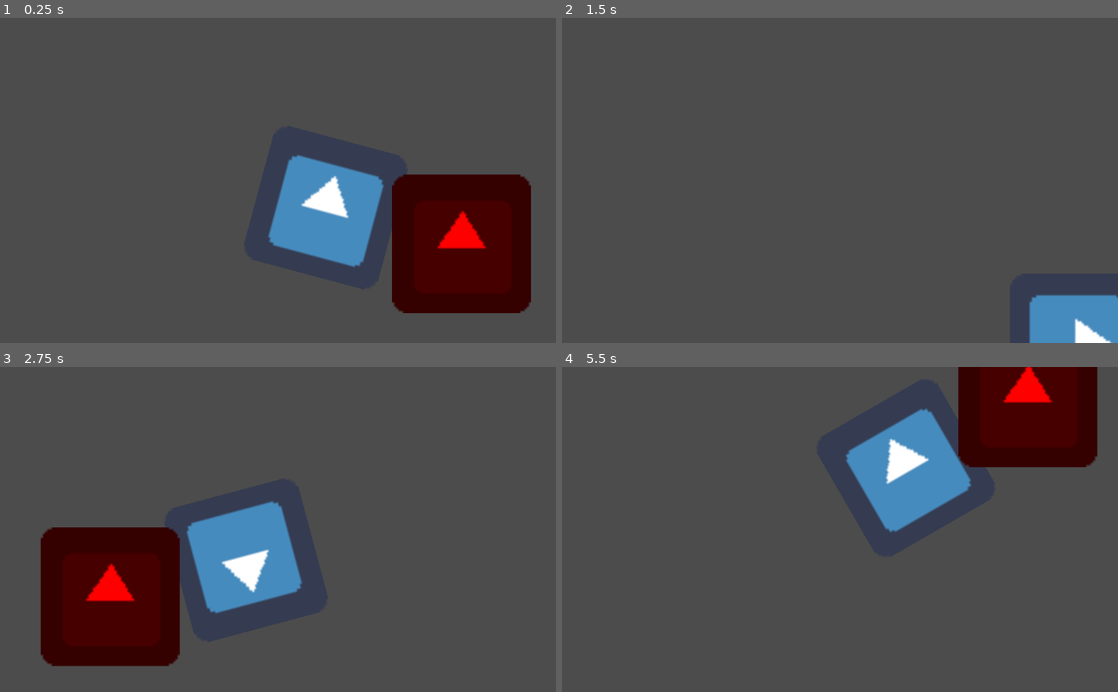
Above: before the commit, frames 1-4 (two rows, left to right).
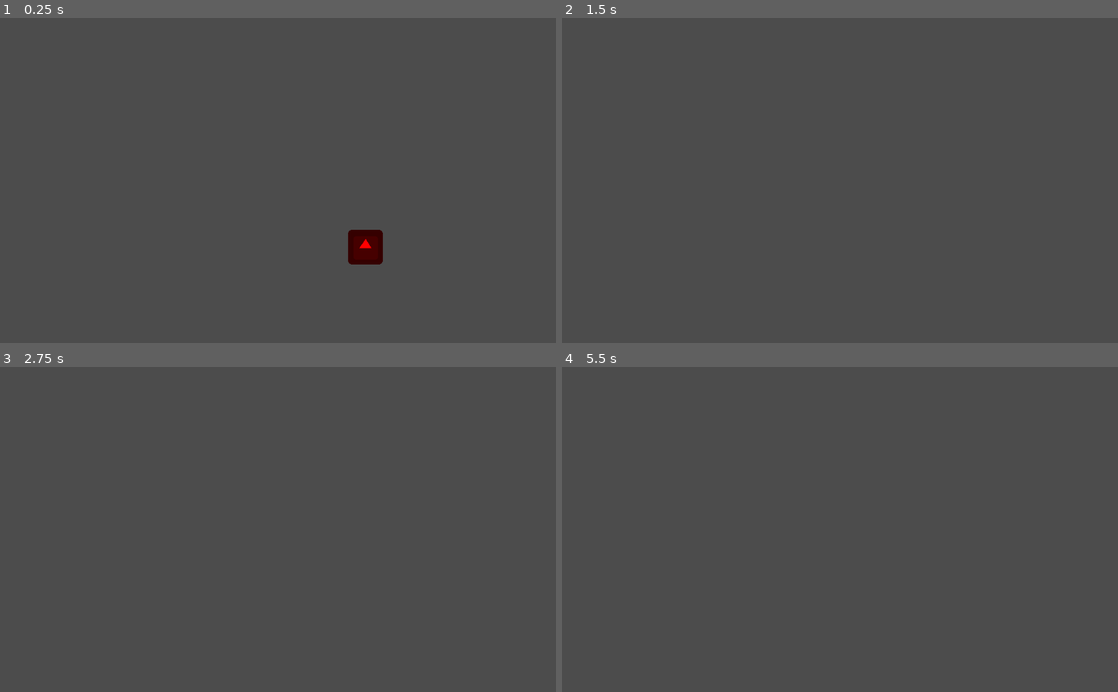
Above: after the commit, the same moments.

Repository: Mikipk14/Primer_Joc2002
Game: Godot game, scene res://Node2D.tscn
Same seed, same stepped clock (60 frames per second), same inputs: the game is played once before the commit and once after it. The engine's default icon, where the game draws it, is replaced by a stand-in: a white triangle on a blue panel in a dark square.
Inputs:
- Up to frame 1 (0.25 s): no input
- Up to frame 2 (1.5 s): hold S (A baix, bound only after the commit) 0.53-1.28 s; tap W (A dalt, bound only after the commit) at 0.8, 1.35 s
- Up to frame 3 (2.75 s): tap D (Dreta, bound only after the commit) at 1.55 s; hold D (Dreta, bound only after the commit) from 2.03 s (still down); tap A (Esquerra, bound only after the commit) at 2.3 s
- Up to frame 4 (5.5 s): release D (Dreta, bound only after the commit) at 2.78 s; tap A (Esquerra, bound only after the commit) at 2.85, 5.3 s; tap S (A baix, bound only after the commit) at 3.05 s; hold S (A baix, bound only after the commit) 3.53-4.28 s; tap W (A dalt, bound only after the commit) at 3.8, 4.35 s; tap D (Dreta, bound only after the commit) at 4.55 s; hold D (Dreta, bound only after the commit) from 5.03 s (still down)

The runs differ from the first frame. In frame 1, 16% of the frame differs, in the area x 48-96%, y 42-91%; in frame 2, 2.4%; in frame 3, 16%; in frame 4, 13%.

Commit message:
Moviments amb tecles, collisionsshapes...

Diff:
--- a/Node2D.tscn
+++ b/Node2D.tscn
@@ -1,18 +1,22 @@
-[gd_scene load_steps=3 format=2]
+[gd_scene load_steps=4 format=2]
 
 [ext_resource path="res://icon.png" type="Texture" id=1]
 [ext_resource path="res://Sprite.gd" type="Script" id=2]
 
+[sub_resource type="RectangleShape2D" id=1]
+extents = Vector2( 32.875, 32.25 )
+
 [node name="Node2D" type="Node2D"]
 
-[node name="Sprite" type="Sprite" parent="."]
-position = Vector2( 384, 295 )
-rotation = -6.28319
-scale = Vector2( 4, 4 )
+[node name="Area2D" type="Area2D" parent="."]
+position = Vector2( 493, 303 )
+rotation = -4.46638e-06
+
+[node name="Sprite" type="Sprite" parent="Area2D"]
+modulate = Color( 1, 0, 0, 1 )
 texture = ExtResource( 1 )
 script = ExtResource( 2 )
 
-[node name="sprite" type="Sprite" parent="Sprite"]
-modulate = Color( 1, 0, 0, 1 )
-position = Vector2( 64.75, 0.000289917 )
-texture = ExtResource( 1 )
+[node name="CollisionShape2D" type="CollisionShape2D" parent="Area2D"]
+rotation = -6.28319
+shape = SubResource( 1 )
--- a/Sprite.gd
+++ b/Sprite.gd
@@ -5,20 +5,27 @@
 # var a = 2
 # var b = "text"
 
-var velocitat=Vector2(400,200)
-var cont=0
+var velocitat=500
+var direccio=0
 # Called when the node enters the scene tree for the first time.
 func _ready():
-	position = Vector2(500,300)
-	pass # Replace with function body.
+	position = Vector2(180,120)
+ # Replace with function body.
 
 
 # Called every frame. 'delta' is the elapsed time since the previous frame.
+# warning-ignore:unused_argument
 func _process(delta):
-	rotation_degrees+=1
-	$sprite.rotation_degrees+=-1
-	position+=velocitat*delta
-	if position.x >=1024 or position.x<= 0:
-		velocitat.x= velocitat.x*-1
-	if position.y >= 601 or position.y <= 0:
-		velocitat.y = velocitat.y*-1
+	direccio = Vector2.ZERO
+	if Input.is_action_pressed("A dalt"):
+		direccio += Vector2(0, -1)
+
+	if Input.is_action_pressed("A baix"):
+		direccio+=Vector2(0, 1)
+
+	if Input.is_action_pressed("Dreta"):
+		direccio+=Vector2(1, 0)
+
+	if Input.is_action_pressed("Esquerra"):
+		direccio+=Vector2(-1, 0)
+	position+= direccio.normalized()*delta*velocitat
--- a/project.godot
+++ b/project.godot
@@ -14,6 +14,33 @@
 run/main_scene="res://Node2D.tscn"
 config/icon="res://icon.png"
 
+[input]
+
+Dreta={
+"deadzone": 0.5,
+"events": [ Object(InputEventKey,"resource_local_to_scene":false,"resource_name":"","device":0,"alt":false,"shift":false,"control":false,"meta":false,"command":false,"pressed":false,"scancode":68,"physical_scancode":0,"unicode":0,"echo":false,"script":null)
+, Object(InputEventKey,"resource_local_to_scene":false,"resource_name":"","device":0,"alt":false,"shift":false,"control":false,"meta":false,"command":false,"pressed":false,"scancode":16777233,"physical_scancode":0,"unicode":0,"echo":false,"script":null)
+ ]
+}
+Esquerra={
+"deadzone": 0.5,
+"events": [ Object(InputEventKey,"resource_local_to_scene":false,"resource_name":"","device":0,"alt":false,"shift":false,"control":false,"meta":false,"command":false,"pressed":false,"scancode":65,"physical_scancode":0,"unicode":0,"echo":false,"script":null)
+, Object(InputEventKey,"resource_local_to_scene":false,"resource_name":"","device":0,"alt":false,"shift":false,"control":false,"meta":false,"command":false,"pressed":false,"scancode":16777231,"physical_scancode":0,"unicode":0,"echo":false,"script":null)
+ ]
+}
+"A dalt"={
+"deadzone": 0.5,
+"events": [ Object(InputEventKey,"resource_local_to_scene":false,"resource_name":"","device":0,"alt":false,"shift":false,"control":false,"meta":false,"command":false,"pressed":false,"scancode":87,"physical_scancode":0,"unicode":0,"echo":false,"script":null)
+, Object(InputEventKey,"resource_local_to_scene":false,"resource_name":"","device":0,"alt":false,"shift":false,"control":false,"meta":false,"command":false,"pressed":false,"scancode":16777232,"physical_scancode":0,"unicode":0,"echo":false,"script":null)
+ ]
+}
+"A baix"={
+"deadzone": 0.5,
+"events": [ Object(InputEventKey,"resource_local_to_scene":false,"resource_name":"","device":0,"alt":false,"shift":false,"control":false,"meta":false,"command":false,"pressed":false,"scancode":83,"physical_scancode":0,"unicode":0,"echo":false,"script":null)
+, Object(InputEventKey,"resource_local_to_scene":false,"resource_name":"","device":0,"alt":false,"shift":false,"control":false,"meta":false,"command":false,"pressed":false,"scancode":16777234,"physical_scancode":0,"unicode":0,"echo":false,"script":null)
+ ]
+}
+
 [physics]
 
 common/enable_pause_aware_picking=true
